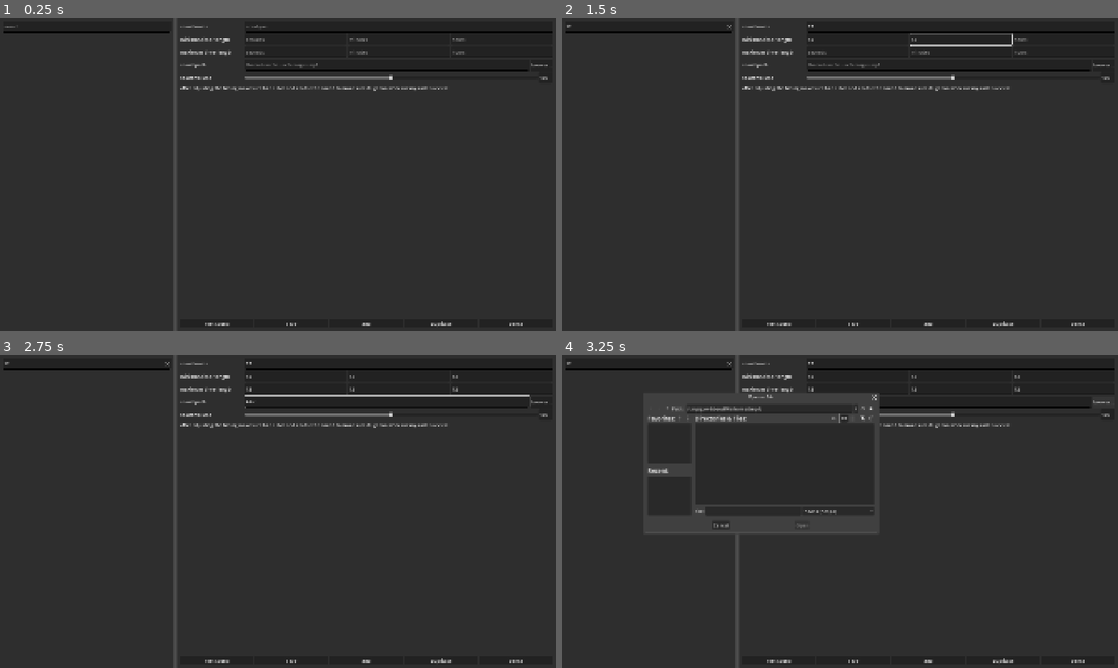
Above: before the commit, frames 1-4 (two rows, left to right).
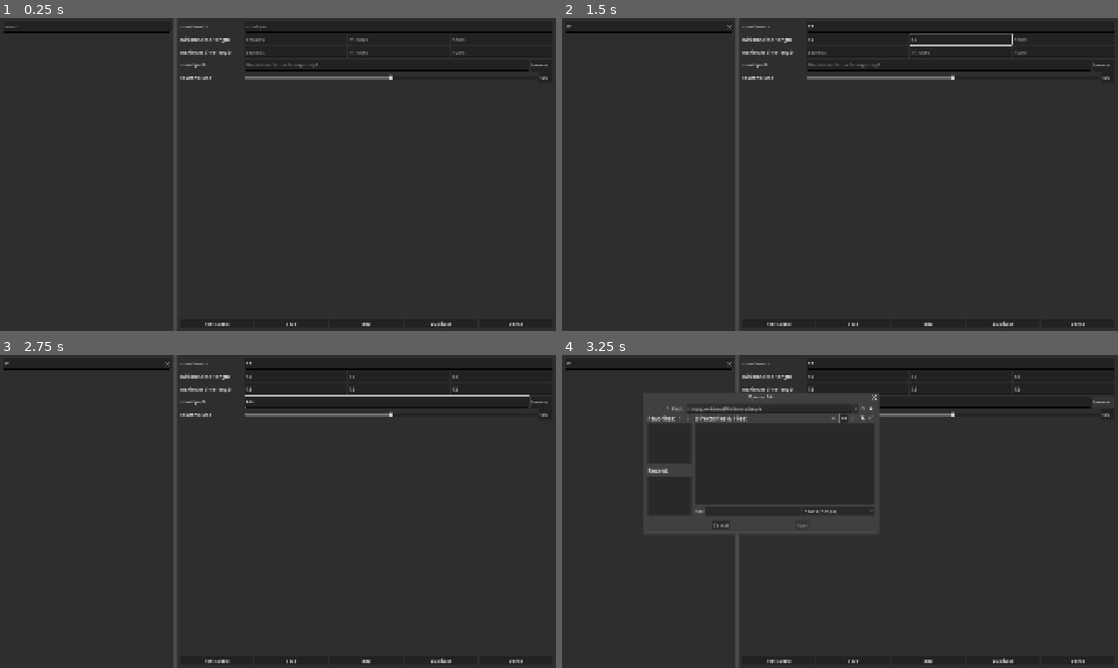
Above: after the commit, the same moments.

Repository: queniaVT/occasional-interrupter
Game: Godot game, scene res://main.tscn
Same seed, same stepped clock (60 frames per second), same inputs: the game is played once before the commit and once after it.
Inputs (mouse positions are in pixels of both pictures, inside the frame that each line leads up to):
- Up to frame 1 (0.25 s): no input
- Up to frame 2 (1.5 s): click (650, 27) at 0.52 s; type "12" at 0.6 s; click (962, 27) at 0.75 s; type "12" at 0.83 s; click (856, 39) at 0.98 s; type "12" at 1.07 s; click (962, 39) at 1.27 s; type "12" at 1.35 s
- Up to frame 3 (2.75 s): click (500, 376) at 1.5 s; type "12" at 1.58 s; click (294, 389) at 1.73 s; type "12" at 1.82 s; click (400, 389) at 2.02 s; type "12" at 2.1 s; click (500, 389) at 2.25 s; type "12" at 2.33 s; click (389, 401) at 2.48 s; type "Alex" at 2.57 s
- Up to frame 4 (3.25 s): click "browse..." at 2.75 s

The runs differ from the first frame. In frame 1, 0.4% of the frame differs, in the area x 32-81%, y 21-24%; in frame 2, 0.4%; in frame 3, 0.4%; in frame 4, 0.2%.
Error after the commit: Invalid assignment of property or key 'enabled' with value of type 'bool' on a base object of type 'Nil'. (res://main.gd:52)

Commit message:
fixed the bug with having to reset a sound to apply the new timer

Diff:
--- a/main.gd
+++ b/main.gd
@@ -21,6 +21,7 @@
 
 func _ready() -> void:
 	for le in get_tree().get_nodes_in_group("le"): le.text_submitted.connect(_on_text_submitted.bind(le))
+	for timer in get_tree().get_nodes_in_group("timer"): timer.text_changed.connect(_on_text_changed)
 	if !FileAccess.file_exists(savePath): return
 	var file := FileAccess.open(savePath, FileAccess.READ)
 	var jsonText := file.get_as_text()
@@ -46,6 +47,11 @@
 		_on_sound_selected(instance)
 
 func _on_text_submitted(_text: String, le: LineEdit) -> void: le.release_focus()
+
+func _on_text_changed(_text: String):
+	selectedSound.enabled = false
+	selectedSound.enabled = true
+	selectedSound._ready()
 
 func _on_sound_selected(sound: Control) -> void:
 	selectedSound = sound
--- a/main.tscn
+++ b/main.tscn
@@ -100,19 +100,19 @@
 layout_mode = 2
 size_flags_horizontal = 3
 
-[node name="LineEdit" type="LineEdit" parent="HSplitContainer/options/MarginContainer/VBoxContainer/minTimer/HBoxContainer" unique_id=2098924489 groups=["le"]]
+[node name="LineEdit" type="LineEdit" parent="HSplitContainer/options/MarginContainer/VBoxContainer/minTimer/HBoxContainer" unique_id=2098924489 groups=["le", "timer"]]
 custom_minimum_size = Vector2(0, 40)
 layout_mode = 2
 size_flags_horizontal = 3
 placeholder_text = "seconds"
 
-[node name="LineEdit2" type="LineEdit" parent="HSplitContainer/options/MarginContainer/VBoxContainer/minTimer/HBoxContainer" unique_id=544746742 groups=["le"]]
+[node name="LineEdit2" type="LineEdit" parent="HSplitContainer/options/MarginContainer/VBoxContainer/minTimer/HBoxContainer" unique_id=544746742 groups=["le", "timer"]]
 custom_minimum_size = Vector2(0, 40)
 layout_mode = 2
 size_flags_horizontal = 3
 placeholder_text = "minutes"
 
-[node name="LineEdit3" type="LineEdit" parent="HSplitContainer/options/MarginContainer/VBoxContainer/minTimer/HBoxContainer" unique_id=1467821452 groups=["le"]]
+[node name="LineEdit3" type="LineEdit" parent="HSplitContainer/options/MarginContainer/VBoxContainer/minTimer/HBoxContainer" unique_id=1467821452 groups=["le", "timer"]]
 custom_minimum_size = Vector2(0, 40)
 layout_mode = 2
 size_flags_horizontal = 3
@@ -136,19 +136,19 @@
 layout_mode = 2
 size_flags_horizontal = 3
 
-[node name="LineEdit" type="LineEdit" parent="HSplitContainer/options/MarginContainer/VBoxContainer/maxTimer/HBoxContainer" unique_id=143934651 groups=["le"]]
+[node name="LineEdit" type="LineEdit" parent="HSplitContainer/options/MarginContainer/VBoxContainer/maxTimer/HBoxContainer" unique_id=143934651 groups=["le", "timer"]]
 custom_minimum_size = Vector2(0, 40)
 layout_mode = 2
 size_flags_horizontal = 3
 placeholder_text = "seconds"
 
-[node name="LineEdit2" type="LineEdit" parent="HSplitContainer/options/MarginContainer/VBoxContainer/maxTimer/HBoxContainer" unique_id=195613198 groups=["le"]]
+[node name="LineEdit2" type="LineEdit" parent="HSplitContainer/options/MarginContainer/VBoxContainer/maxTimer/HBoxContainer" unique_id=195613198 groups=["le", "timer"]]
 custom_minimum_size = Vector2(0, 40)
 layout_mode = 2
 size_flags_horizontal = 3
 placeholder_text = "minutes"
 
-[node name="LineEdit3" type="LineEdit" parent="HSplitContainer/options/MarginContainer/VBoxContainer/maxTimer/HBoxContainer" unique_id=2123248756 groups=["le"]]
+[node name="LineEdit3" type="LineEdit" parent="HSplitContainer/options/MarginContainer/VBoxContainer/maxTimer/HBoxContainer" unique_id=2123248756 groups=["le", "timer"]]
 custom_minimum_size = Vector2(0, 40)
 layout_mode = 2
 size_flags_horizontal = 3
@@ -211,12 +211,6 @@
 custom_maximum_size = Vector2(50, -1)
 layout_mode = 2
 placeholder_text = "%"
-
-[node name="info" type="Label" parent="HSplitContainer/options/MarginContainer/VBoxContainer" unique_id=1481812525]
-custom_minimum_size = Vector2(300, 50)
-layout_mode = 2
-text = "after adjusting the timing make sure to disable and enable the sound to make sure its gonna work cuz my code sucks xd"
-autowrap_mode = 3
 
 [node name="HBoxContainer" type="HBoxContainer" parent="HSplitContainer/options/MarginContainer" unique_id=1785665819]
 layout_mode = 2
--- a/project.godot
+++ b/project.godot
@@ -24,6 +24,7 @@
 [global_group]
 
 le=""
+timer=""
 
 [physics]
 
--- a/sound.gd
+++ b/sound.gd
@@ -14,7 +14,7 @@
 var maxTimerH: String
 var maxTimerFloat: float
 var soundPath: String
-var soundVolume: float
+var soundVolume: float = 100
 
 signal selected(sound: Control)
 
Not shown, changed: export_presets.cfg
